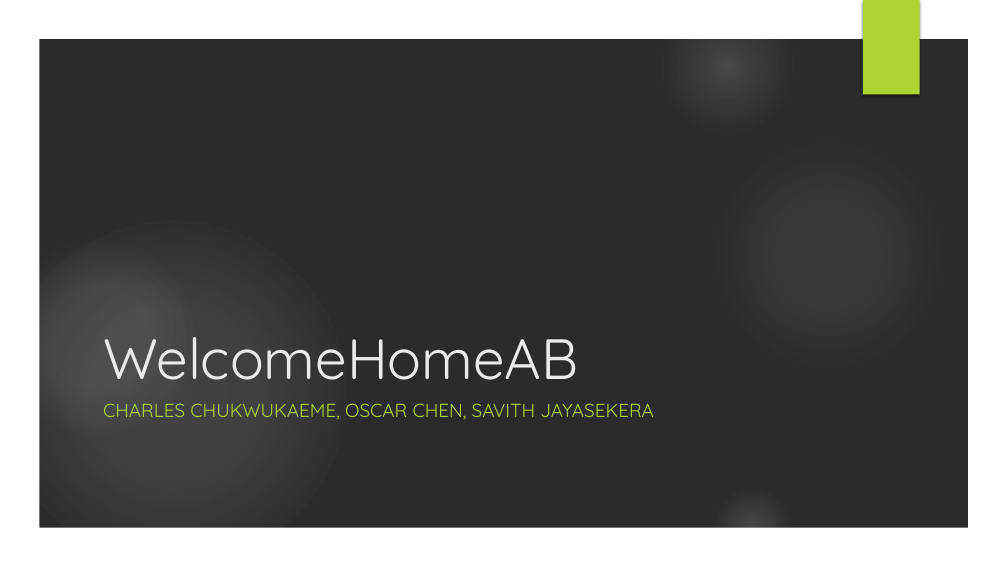
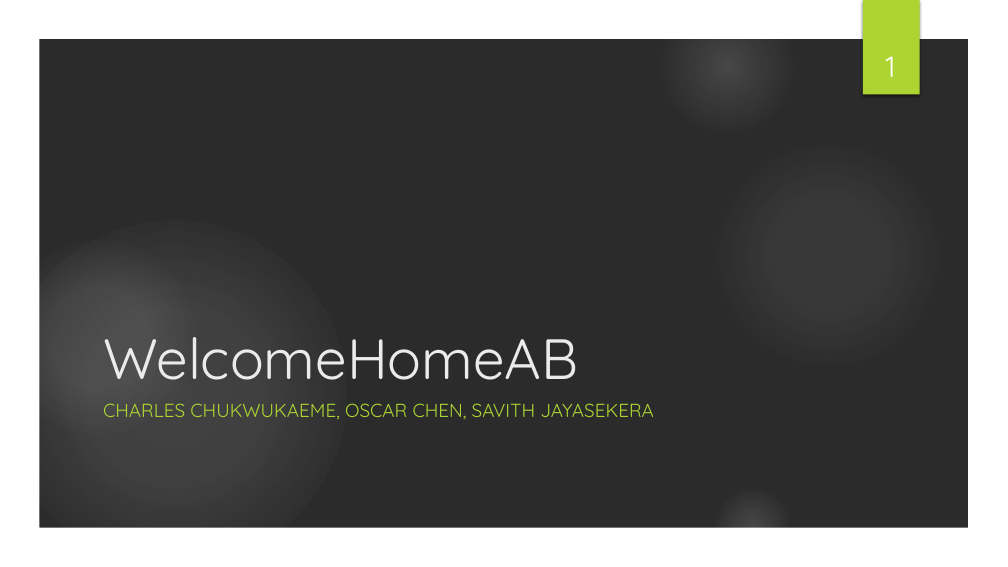
Before and after one commit to savithcj/HouseListingAB, a slide deck: slide 1 of Presentation/WelcomeHomeAB.pptx. Drawn at 1008x567 pixels with LibreOffice and Linux fonts; fonts in the diff are those of the drawing; background and template pictures are left out; a plain dark background stands for a picture behind light text. Boxes give left, top, right and bottom in pixels: in the first picture for what was removed or moved away, otherwise in the second. Text is boxed around its words. In the diff, an @@ line names an element or a change of style, - is before the commit and + after.

```diff
--- a/Presentation/WelcomeHomeAB.pptx
+++ b/Presentation/WelcomeHomeAB.pptx
@@ page number added at <box>886,56,896,77</box>, 28 pt, text #FFFFFF @@
+1
```
Also in this commit, not shown: 4 other slides changed, 2 slides added, 3 slides removed, 1 other file.
